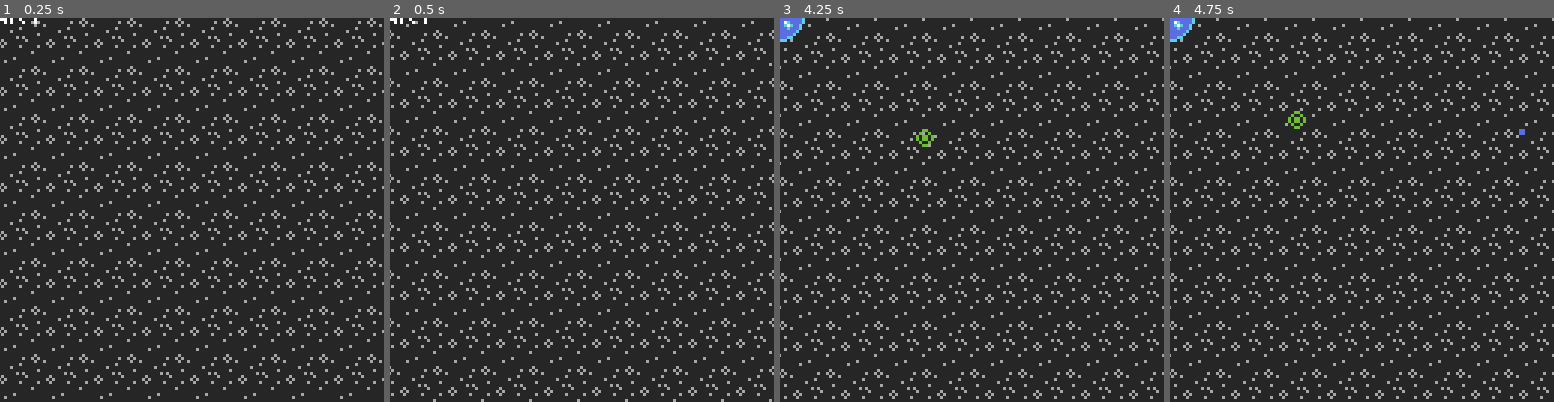
Above: before the commit, frames 1-4 (left to right).
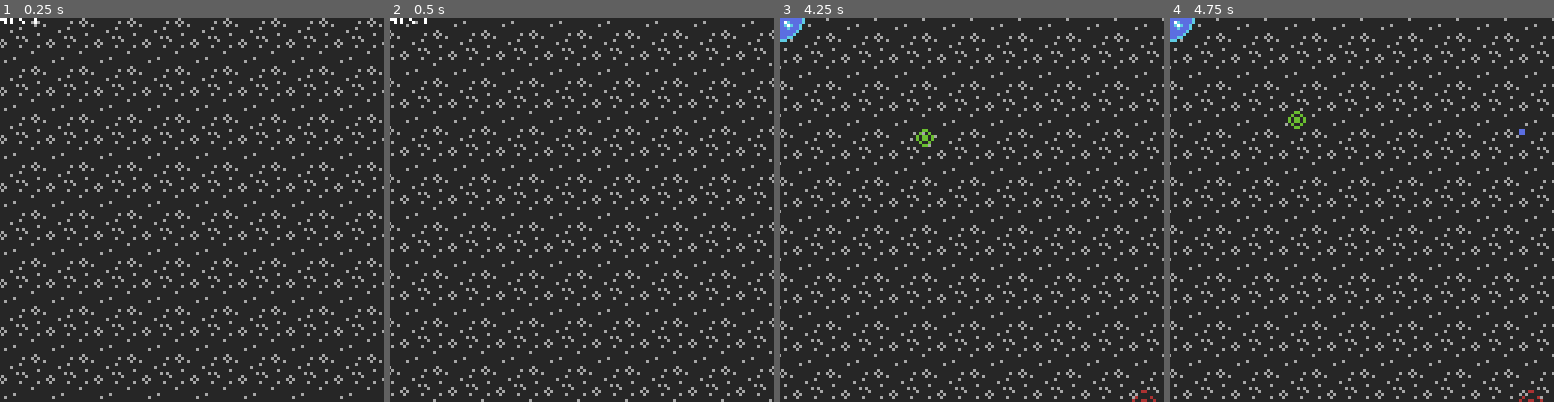
Above: after the commit, the same moments.

Repository: WinterAtne/Space-Pirate-Survival
Game: Godot game, scene res://scenes/main.tscn
The game is run twice, just before and just after one commit, with the same random seed, the same clock (stepped at 60 frames per second) and the same inputs.
Inputs (mouse positions are % of the whole screen's width and height, from its top left):
- Up to frame 1 (0.25 s): no input
- Up to frame 2 (0.5 s): no input
- Up to frame 3 (4.25 s): click "Start" at 0.5 s; tap Enter at 1.25, 2.75 s; move the mouse to (72, 45) at 1.27 s; hold Space (accelerate) 1.28-2.03 s; click (72, 45) at 1.35 s; move the mouse to (30, 55) at 2.02 s; click (30, 55) at 2.1 s; move the mouse to (60, 28) at 2.77 s; hold Space (accelerate) from 2.78 s (still down); click (60, 28) at 2.85 s; move the mouse to (45, 70) at 3.52 s; click (45, 70) at 3.6 s
- Up to frame 4 (4.75 s): move the mouse to (80, 65) at 4.27 s; release Space (accelerate) at 4.28 s; click (80, 65) at 4.35 s
The pictures show only the part of the screen within x 50-100%, y 50-100%; the shares and areas given below are measured in that part.

Frames 1-2 are identical in both runs. In frame 3, less than 0.1% of the frame differs, in the area x 91-98%, y 96-100%; in frame 4, less than 0.1%.

Commit message:
Enemy spawn code is simpler
It is now the ship's responsibility to find a target

Diff:
--- a/scenes/spawner.gd
+++ b/scenes/spawner.gd
@@ -1,36 +1,17 @@
 extends Node
 
-@export var ship : PackedScene
+#Ships
+@export var ships : Array[PackedScene] = []
 
-var speed : Vector2 = Vector2(5000, 6000)
+#Spawn Parameters
+@export var player : Node2D
+const offset_from_center : float = 180
 
-@onready var play_area : Vector2 = (get_viewport().get_visible_rect().size / 2)
-var spawn_distance : float
-@export var spawn_distance_offset : float = 50
+func _on_timer_timeout():
+	var ship :Node2D = ships.pick_random().instantiate()
+	get_parent().add_child(ship)
+	ship.position = Vector2(
+		randf_range(-1, 1),
+		randf_range(-1, 1))
 
-@export var min_wait_time : float = 1.2
-@export var wait_time_step : float = 0.1
-
-@export var player : Node2D
-
-func _ready():
-	var min_distance = (play_area.x if play_area.x > play_area.y else play_area.y)
-
-	spawn_distance = min_distance + spawn_distance_offset
-
-
-func _on_timer_timeout() -> void:
-	var instanced_ship = ship.instantiate()
-	get_parent().add_child(instanced_ship)
-
-	var position_direction := Vector2(randf_range(-1.0,1.0), randf_range(-1.0,1.0)).normalized()
-	instanced_ship.position = position_direction * spawn_distance;
-
-	var target := Vector2(-player.position.x, -player.position.y)
-
-	var this_speed : float = randf_range(speed.x, speed.y)
-
-	instanced_ship.apply_central_force(instanced_ship.position.direction_to(target) * this_speed)
-
-	if $Timer.wait_time > min_wait_time:
-		$Timer.wait_time -= wait_time_step
+	ship.position = ship.position.direction_to(Vector2.ZERO) * offset_from_center
--- a/scenes/spawner.tscn
+++ b/scenes/spawner.tscn
@@ -5,10 +5,10 @@
 
 [node name="Spawner" type="Node"]
 script = ExtResource("1_6lhkl")
-ship = ExtResource("2_kbdt0")
+ships = Array[PackedScene]([ExtResource("2_kbdt0")])
 
 [node name="Timer" type="Timer" parent="."]
-wait_time = 3.0
+wait_time = 0.2
 autostart = true
 
 [connection signal="timeout" from="Timer" to="." method="_on_timer_timeout"]
